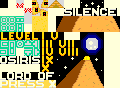
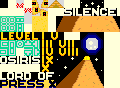
Layered file, before and after one edit (120×88). Changes by layer:
painted on "Fondo" over [0,60,82,88]
